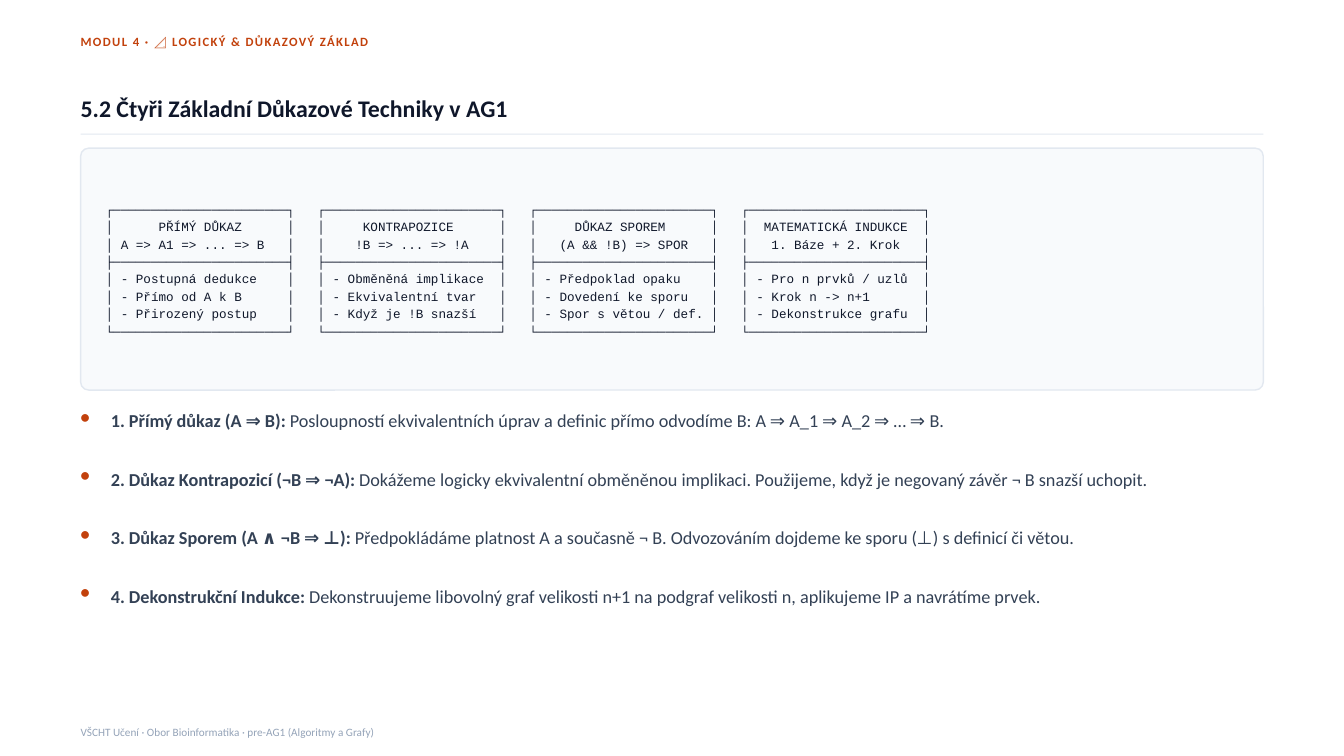
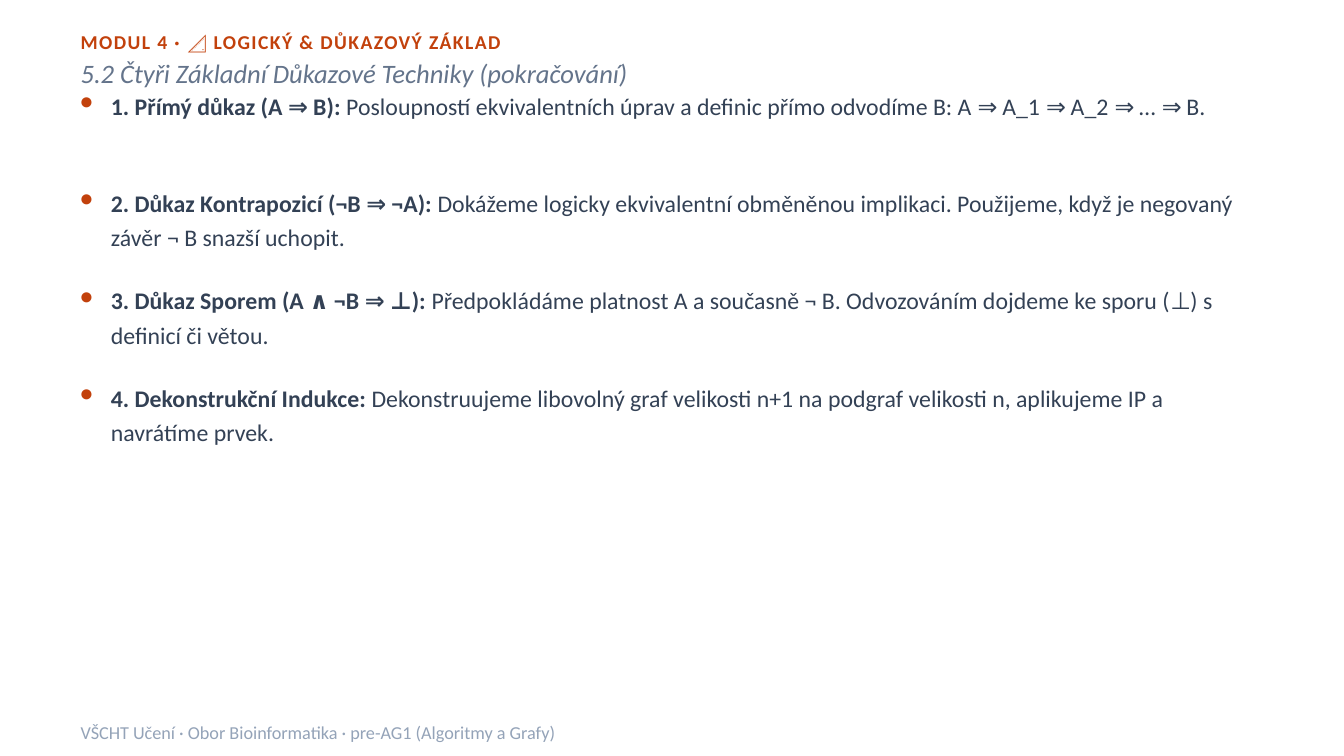
Before and after one commit to kolardavidcz/vscht-uceni-web, a slide deck: slide 47 of pre-ag1-kurz.pptx (slide 31 before the commit). Drawn at 1344x756 pixels with LibreOffice and Linux fonts; fonts in the diff are those of the drawing. Boxes give left, top, right and bottom in pixels: in the first picture for what was removed or moved away, otherwise in the second. Text is boxed around its words. In the diff, an @@ line names an element or a change of style, - is before the commit and + after.

Commit message:
feat(presentation): scale fonts 1.6x, add FONT_DELTA knob, and split slides across modules 2-8

```diff
--- a/pre-ag1-kurz.pptx
+++ b/pre-ag1-kurz.pptx
@@ text "MODUL 4 · 📐 LOGICKÝ ..." at (81, 32, 500, 49): size 9 to 14 pt @@
@@ text at (81, 61, 627, 88): text changed; size 17 to 19 pt; text colour #0F172A to #64748B; bold off; italic on @@
-5.2 Čtyři Základní Důkazové Techniky v AG1
+5.2 Čtyři Základní Důkazové Techniky (pokračování)
@@ text "•": place and size @@
-text "•" at (81, 522, 106, 548)
+text "•" at (81, 86, 106, 116)
@@ text "1. Přímý důkaz (A ⇒ ...": place and size @@
-text "1. Přímý důkaz (A ⇒ ..." at (111, 413, 944, 430)
+text "1. Přímý důkaz (A ⇒ ..." at (111, 97, 1205, 119)
@@ line removed from (81, 134) to (1263, 134) @@
@@ rounded rectangle removed at (81, 148, 1263, 390) @@
@@ size 13 to 17 pt in 8 elements at (81, 378, 106, 408), (111, 390, 1163, 445), (111, 97, 1205, 119), (111, 194, 1233, 250), (111, 291, 1212, 344), (81, 280, 106, 311), (81, 86, 106, 116), (81, 184, 106, 214) @@
@@ text "•": place and size @@
-text "•" at (81, 581, 106, 607)
+text "•" at (81, 184, 106, 214)
@@ text "2. Důkaz Kontrapozicí (¬B ⇒ ...": place and size @@
-text "2. Důkaz Kontrapozicí (¬B ⇒ ..." at (111, 472, 1148, 489)
+text "2. Důkaz Kontrapozicí (¬B ⇒ ..." at (111, 194, 1233, 250)
@@ text removed at (121, 222, 908, 321) @@
-┌───────────────────────┐ ┌───────────────────────┐ ┌───────────────────────┐ ┌───────────────────────┐
-│ PŘÍMÝ DŮKAZ │ │ KONTRAPOZICE │ │ DŮKAZ SPOREM │ │ MATEMATICKÁ INDUKCE │
-│ A => A1 => ... => B │ │ !B => ... => !A │ │ (A && !B) => SPOR │ │ 1. Báze + 2. Krok │
-├───────────────────────┤ ├───────────────────────┤ ├───────────────────────┤ ├───────────────────────┤
-│ - Postupná dedukce │ │ - Obměněná implikace │ │ - Předpoklad opaku │ │ - Pro n prvků / uzlů │
-│ - Přímo od A k B │ │ - Ekvivalentní tvar │ │ - Dovedení ke sporu │ │ - Krok n -> n+1 │
-│ - Přirozený postup │ │ - Když je !B snazší │ │ - Spor s větou / def. │ │ - Dekonstrukce grafu │
-└───────────────────────┘ └───────────────────────┘ └───────────────────────┘ └───────────────────────┘
@@ text "•": place and size @@
-text "•" at (81, 464, 106, 490)
+text "•" at (81, 280, 106, 311)
@@ text "3. Důkaz Sporem (A ∧ ...": place and size @@
-text "3. Důkaz Sporem (A ∧ ..." at (111, 531, 1074, 547)
+text "3. Důkaz Sporem (A ∧ ..." at (111, 291, 1212, 344)
@@ text "•": place and size @@
-text "•" at (81, 405, 106, 432)
+text "•" at (81, 378, 106, 408)
@@ text "4. Dekonstrukční Indukce: Dekonstruujeme libovolný ...": place and size @@
-text "4. Dekonstrukční Indukce: Dekonstruujeme libovolný ..." at (111, 590, 1040, 606)
+text "4. Dekonstrukční Indukce: Dekonstruujeme libovolný ..." at (111, 390, 1163, 445)
@@ text "VŠCHT Učení · Obor Bioinformatika ..." at (81, 724, 555, 742): size 8 to 13 pt @@
```
Also in this commit, not shown: 82 other slides changed, 42 slides added, 11 other files.
